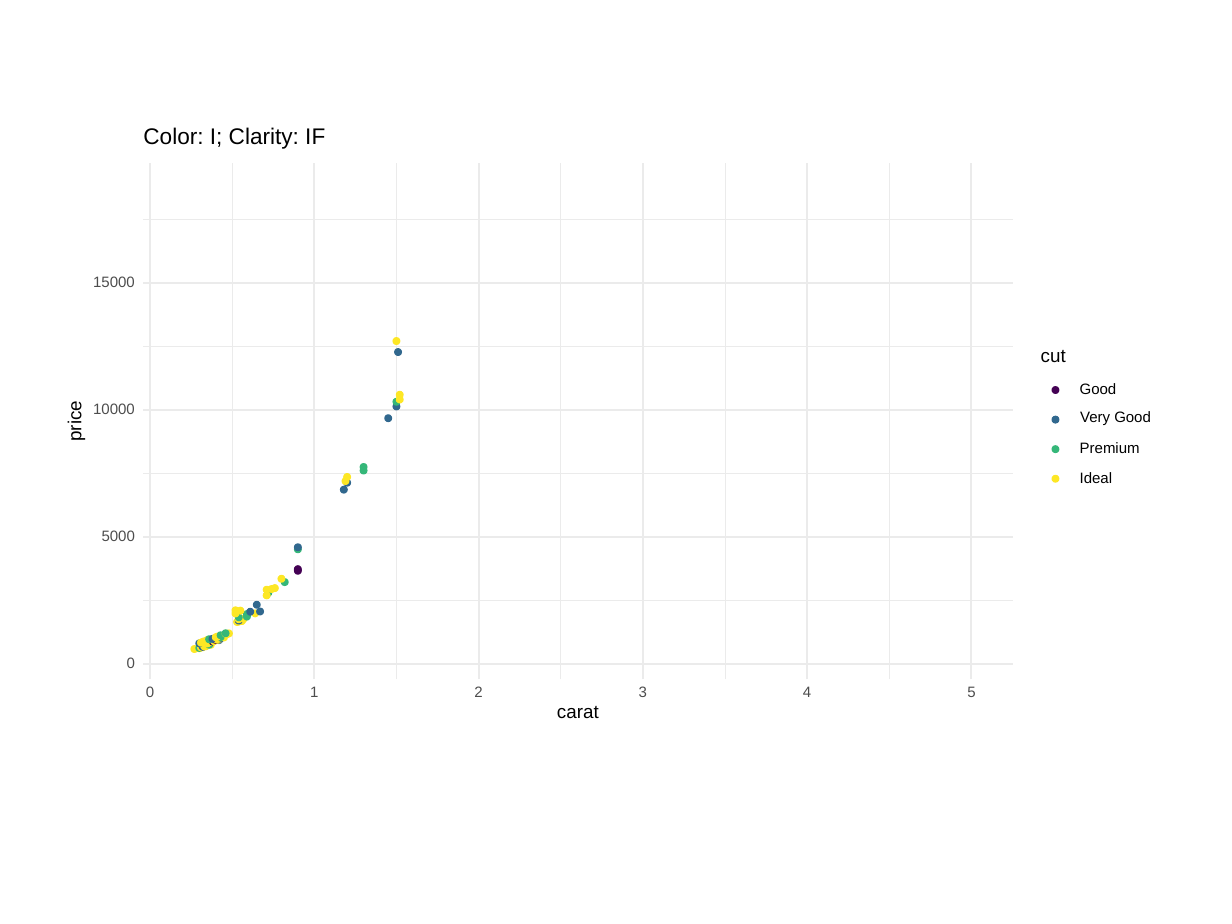
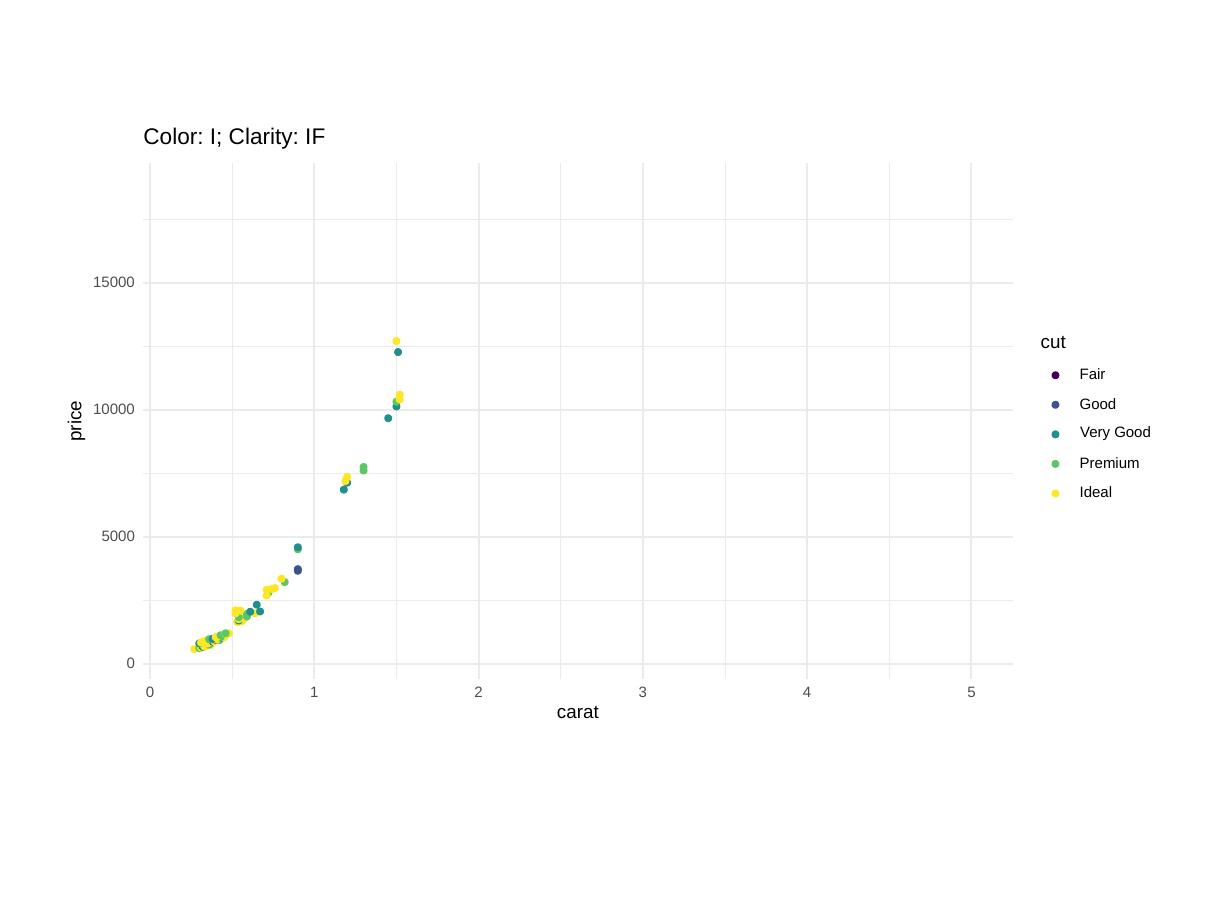
Before and after one commit to shannonpileggi/pipinghotdata_distill, a slide deck: slide 48 of _posts/2020-09-10-draft-ppt/slides/demo_many.pptx. Drawn at 1232x924 pixels with LibreOffice and Linux fonts; fonts in the diff are those of the drawing. Boxes give left, top, right and bottom in pixels: in the first picture for what was removed or moved away, otherwise in the second. Text is boxed around its words. In the diff, an @@ line names an element or a change of style, - is before the commit and + after.

```diff
--- a/_posts/2020-09-10-draft-ppt/slides/demo_many.pptx
+++ b/_posts/2020-09-10-draft-ppt/slides/demo_many.pptx
@@ text added at [1080,368,1106,379], 8.8 pt, text #000000 @@
+Fair
@@ ellipse at [1052,402,1058,408]: fill #31688E to #3B528B; outline #31688E 0.71 pt to #3B528B 0.71 pt @@
@@ 4 ellipses, 1 text: place and size @@
-4 ellipses, 1 text at [1041,350,1066,482]
+4 ellipses, 1 text at [1041,336,1066,467]
@@ ellipse at [1052,431,1058,437]: fill #35B779 to #21908C; outline #35B779 0.71 pt to #21908C 0.71 pt @@
@@ ellipse at [1052,461,1058,467]: fill #FDE725 to #5DC863; outline #FDE725 0.71 pt to #5DC863 0.71 pt @@
@@ 4 texts: place and size @@
-4 texts at [1080,383,1151,483]
+4 texts at [1080,398,1151,497]
@@ ellipse added at [1052,490,1058,496], fill #FDE725, outline #FDE725 0.71 pt @@
@@ fill #35B779 to #5DC863; outline #35B779 0.71 pt to #5DC863 0.71 pt in 14 elements at [281,579,287,585], [294,546,301,552], [360,467,366,473], [360,463,366,469], [393,398,399,404], [196,644,202,650], [206,642,212,648], [206,636,212,642], [217,633,223,639], [217,632,223,638], [222,630,228,636], [235,614,241,620], [244,614,250,620], [244,611,250,617] @@
@@ fill #31688E to #21908C; outline #31688E 0.71 pt to #21908C 0.71 pt in 15 elements at [294,545,301,551], [340,487,346,493], [344,479,350,485], [384,415,391,421], [393,403,399,409], [394,349,400,355], [200,643,206,649], [196,641,202,647], [216,637,222,643], [209,636,216,642], [217,636,223,642], [235,617,241,623], [246,609,253,615], [256,609,262,615], [254,601,260,607] @@
@@ fill #440154 to #3B528B; outline #440154 0.71 pt to #3B528B 0.71 pt in 4 elements at [294,568,301,574], [294,565,301,572], [209,638,216,644], [212,637,218,643] @@
```
Also in this commit, not shown: 3 other slides changed, 2 other files.
